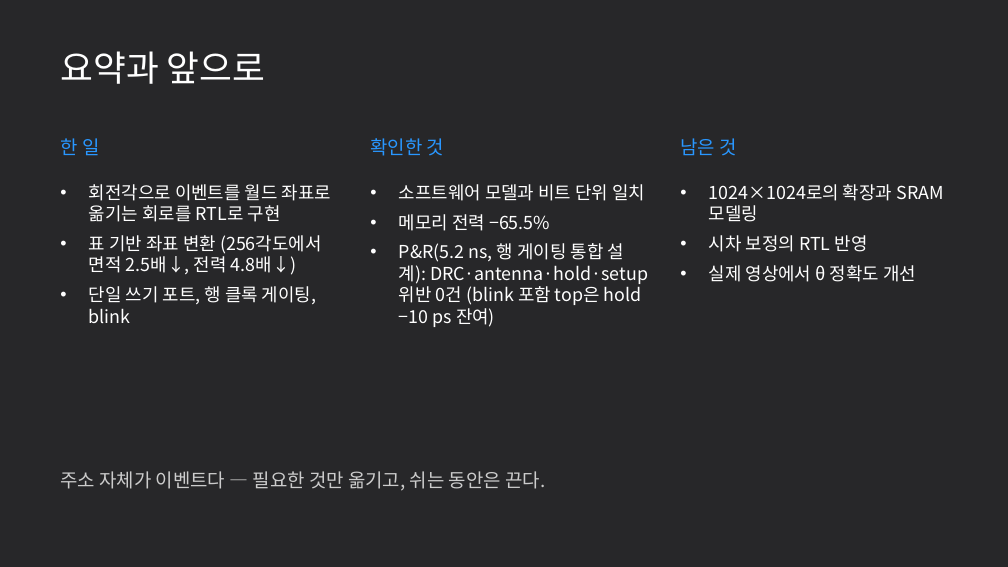
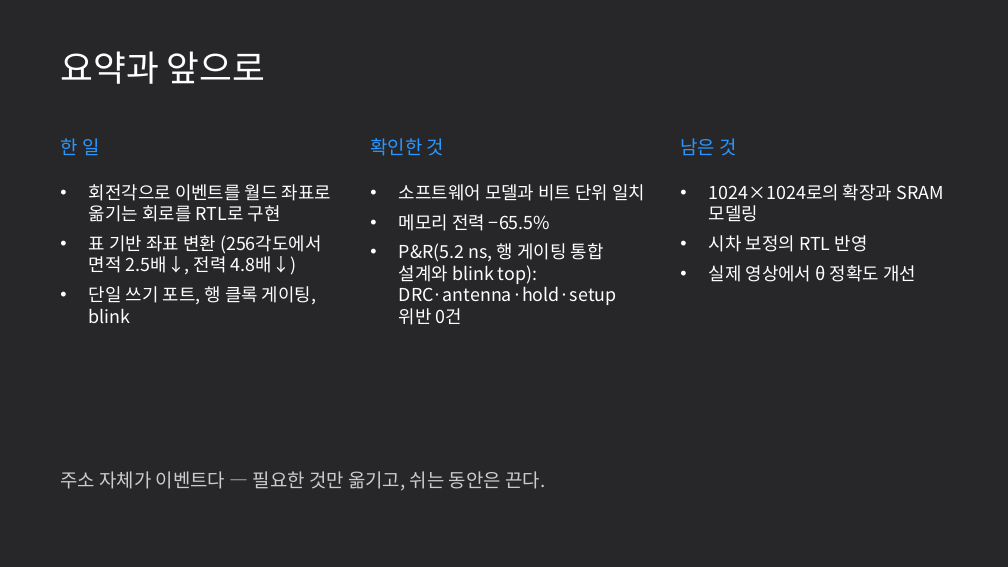
Before and after one commit to GangHeeJo/AI-SEMI, a slide deck: slide 19 of submission/REDRED_2차_발표자료.pptx. Drawn at 1008x567 pixels with LibreOffice and Linux fonts; fonts in the diff are those of the drawing. Boxes give left, top, right and bottom in pixels: in the first picture for what was removed or moved away, otherwise in the second. Text is boxed around its words. In the diff, an @@ line names an element or a change of style, - is before the commit and + after.

```diff
--- a/submission/REDRED_2차_발표자료.pptx
+++ b/submission/REDRED_2차_발표자료.pptx
@@ text at bbox=[399, 243, 617, 325]: text changed @@
-• P&R(5.2 ns, 행 게이팅 통합 설계): DRC·antenna·hold·setup 위반 0건 (blink 포함 top은 hold −10 ps 잔여)
+• P&R(5.2 ns, 행 게이팅 통합 설계와 blink top): DRC·antenna·hold·setup 위반 0건
```
Also in this commit, not shown: 4 other slides changed, 2 other files.
